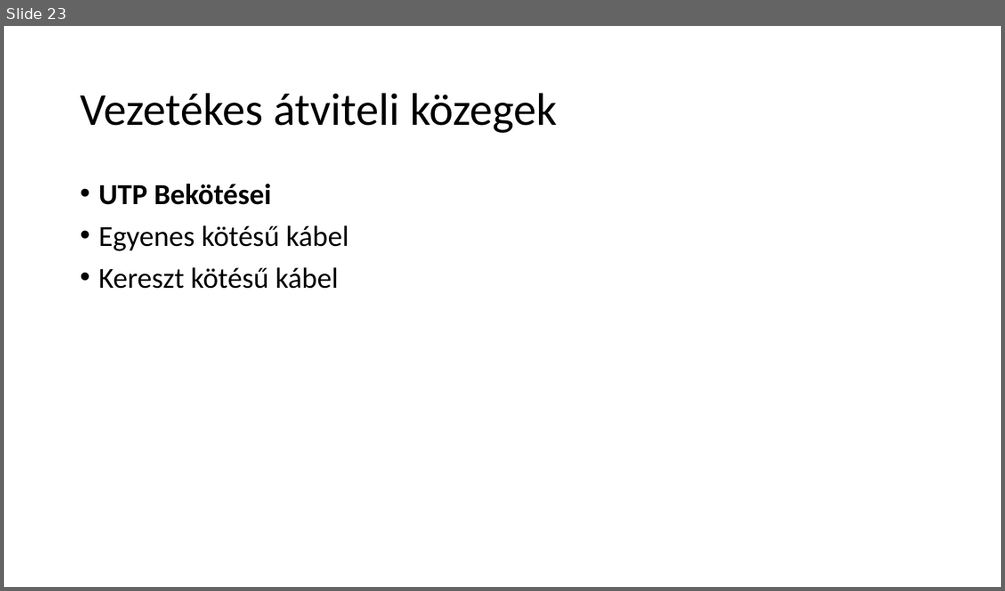
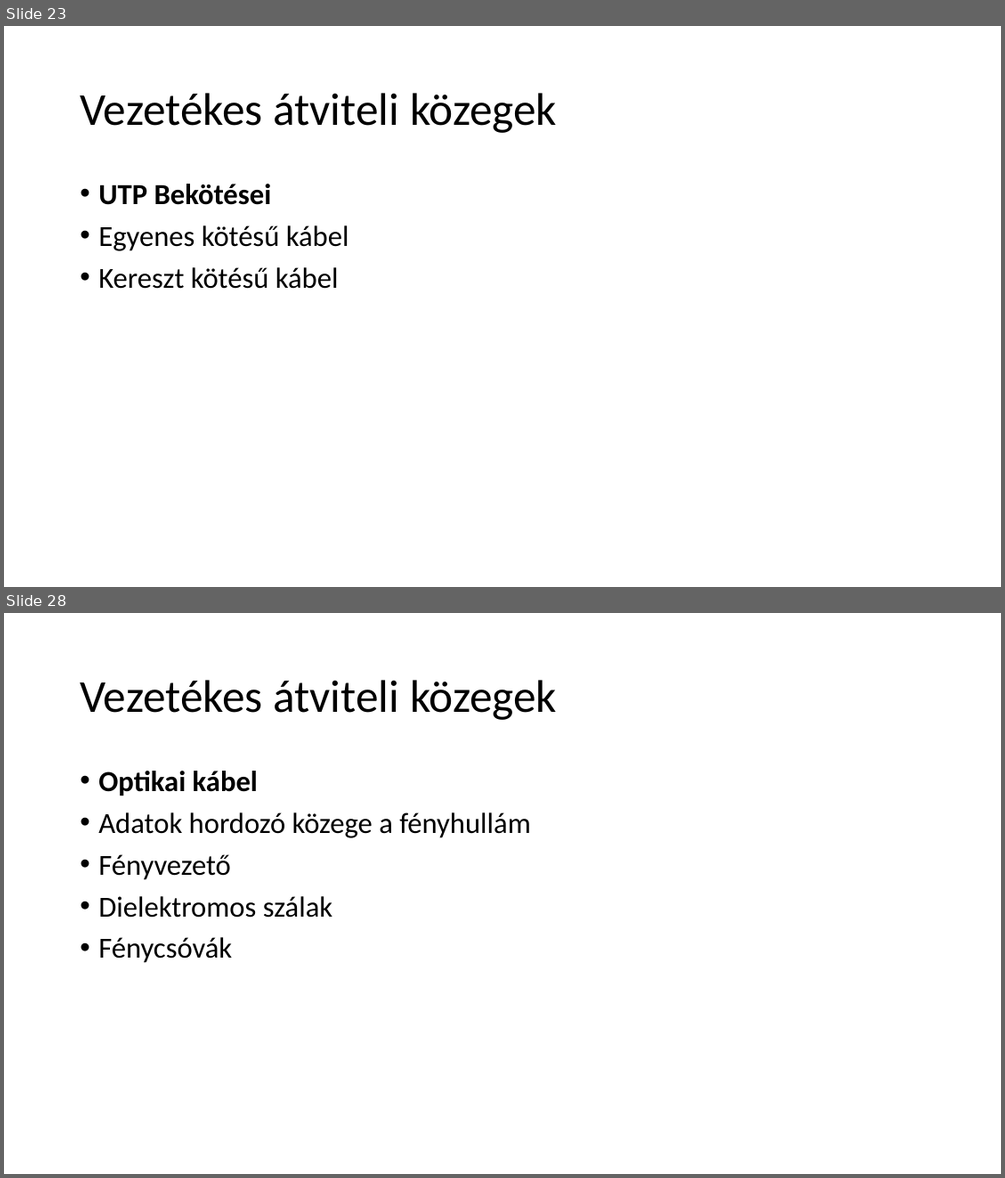
Before and after one commit to gutibalintka/Iktproll2, a slide deck: Vezeték, vezeték nélküli átviteli közegek.pptx. Shown one above the other, each under a label of ours: slide 23 before the commit, slides 23 and 28 after it; the slides between them are not shown. The pictures are 1005x591 and 1005x1178 pixels, drawn with LibreOffice and Linux fonts; fonts in the diff are those of the drawing. Boxes give left, top, right and bottom in pixels: in the first picture for what was removed or moved away, otherwise in the second. Text is boxed around its words. In the diff, an @@ line names an element or a change of style, - is before the commit and + after.

```diff
--- a/Vezeték, vezeték nélküli átviteli közegek.pptx
+++ b/Vezeték, vezeték nélküli átviteli közegek.pptx
@@ slide 28 added at box(4, 613, 1001, 1174), background #FFFFFF @@
@@ title added at box(80, 680, 557, 720), 44 pt, text #000000 @@
+Vezetékes átviteli közegek
@@ text added at box(98, 771, 531, 963), 28 pt, text #000000 @@
+• Optikai kábel
+• Adatok hordozó közege a fényhullám
+• Fényvezető
+• Dielektromos szálak
+• Fénycsóvák
```
Also in this commit, not shown: 9 other slides added.
